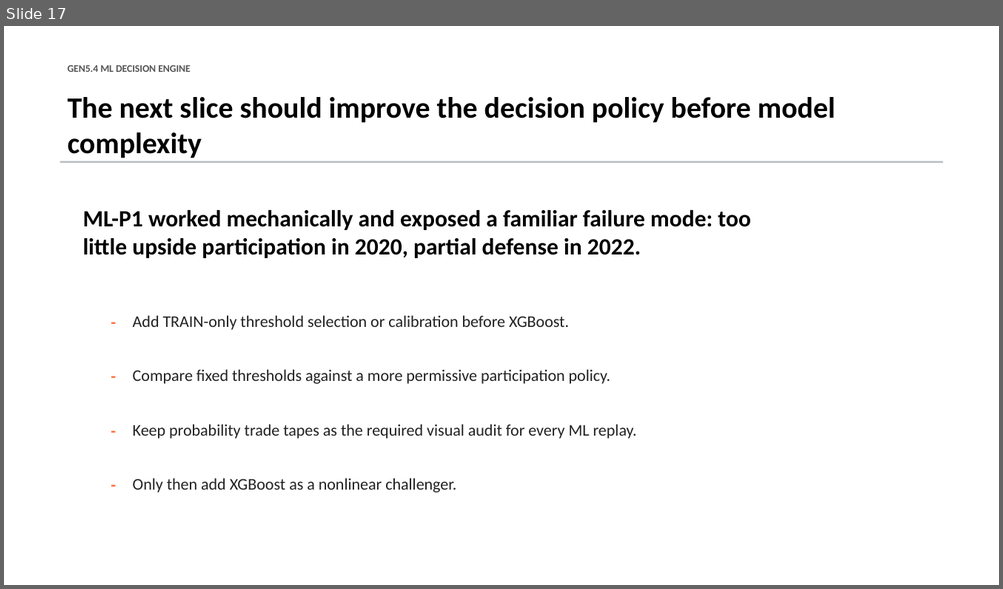
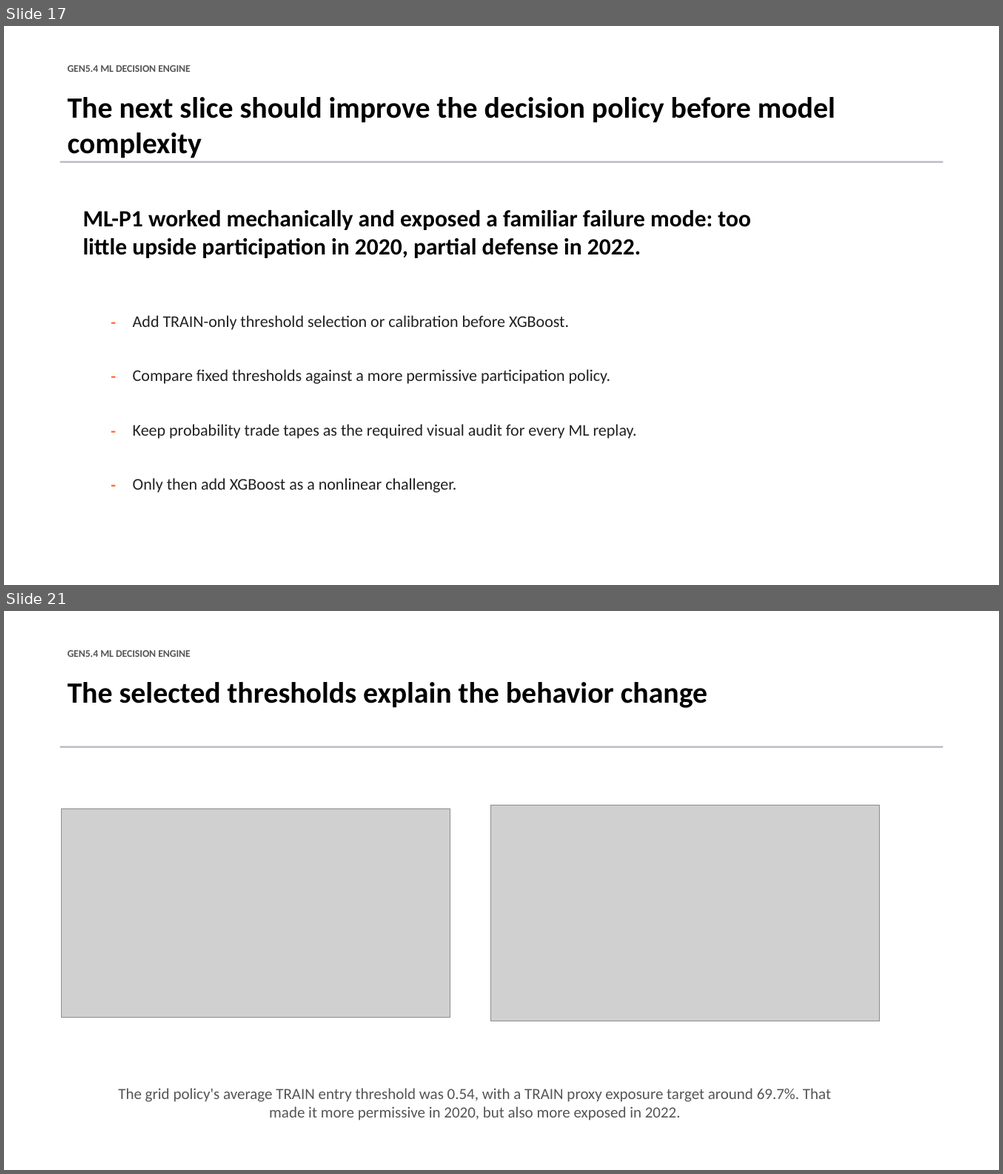
Before and after one commit to Francisc0Franc0/Time-Series-Modeling-Gen5, a slide deck: presentations/gen5_4_ml_decision_engine_incremental_build.pptx. Shown one above the other, each under a label of ours: slide 17 before the commit, slides 17 and 21 after it; the slides between them are not shown. The pictures are 1003x589 and 1003x1174 pixels, drawn with LibreOffice and Linux fonts; fonts in the diff are those of the drawing; grey boxes stand for pictures. Boxes give left, top, right and bottom in pixels: in the first picture for what was removed or moved away, otherwise in the second. Text is boxed around its words. In the diff, an @@ line names an element or a change of style, - is before the commit and + after.

Commit message:
Add Gen5.4 GLM threshold diagnostic

```diff
--- a/presentations/gen5_4_ml_decision_engine_incremental_build.pptx
+++ b/presentations/gen5_4_ml_decision_engine_incremental_build.pptx
@@ slide 21 added at box(4, 611, 999, 1170), background #FFFFFF @@
@@ text added at box(68, 650, 190, 657), 9.8 pt, text #555555, bold @@
+GEN5.4 ML DECISION ENGINE
@@ text added at box(68, 682, 707, 708), 28.5 pt, text #000000, bold @@
+The selected thresholds explain the behavior change
@@ rectangle added at box(60, 746, 942, 748), fill #B8BCC4 @@
@@ picture added at box(62, 809, 450, 1017) @@
@@ picture added at box(490, 806, 879, 1022) @@
@@ text added at box(118, 1088, 831, 1121), 15 pt, text #555555 @@
+The grid policy's average TRAIN entry threshold was 0.54, with a TRAIN proxy exposure target around 69.7%. That made it more permissive in 2020, but also more exposed in 2022.
```
Also in this commit, not shown: 2 slides changed, 5 other slides added, 6 other files.
